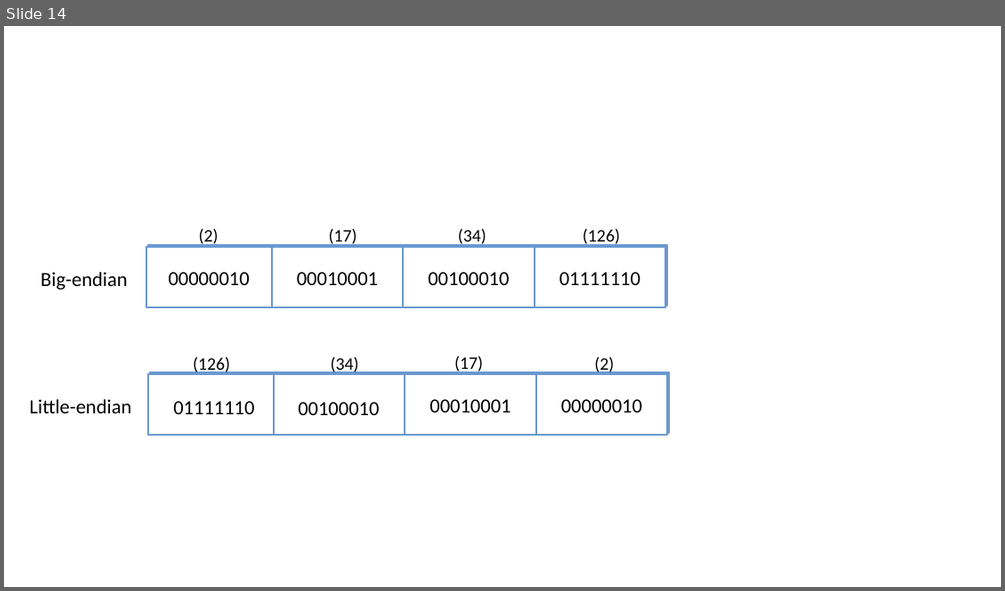
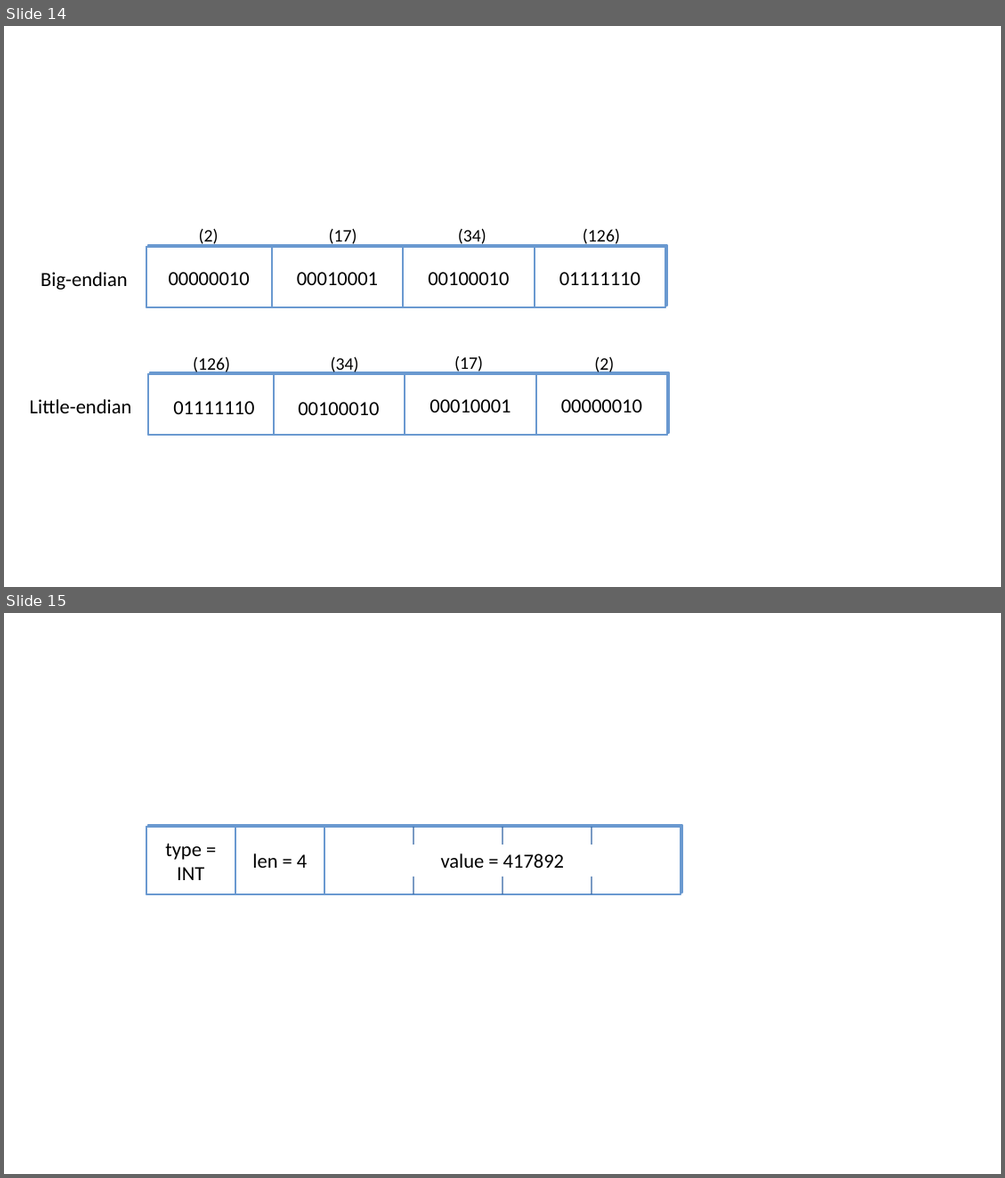
Before and after one commit to SystemsApproach/7E, a slide deck: message/figures/message.odp. Shown one above the other, each under a label of ours: slide 14 before the commit, slides 14 and 15 after it. The pictures are 1005x591 and 1005x1178 pixels, drawn with LibreOffice and Linux fonts; fonts in the diff are those of the drawing. Boxes give left, top, right and bottom in pixels: in the first picture for what was removed or moved away, otherwise in the second. Text is boxed around its words. In the diff, an @@ line names an element or a change of style, - is before the commit and + after.

```diff
--- a/message/figures/message.odp
+++ b/message/figures/message.odp
@@ slide 15 added at bbox=[4, 613, 1001, 1174], background #FFFFFF @@
@@ rectangle added at bbox=[146, 827, 680, 894], fill #FFFFFF, outline #6A99D0 1.45 pt @@
@@ rectangle added at bbox=[146, 827, 235, 894], fill #FFFFFF, outline #6A99D0 1.45 pt, 16 pt, text #000000 @@
+type =
+INT
@@ rectangle added at bbox=[235, 827, 324, 894], fill #FFFFFF, outline #6A99D0 1.45 pt, 16 pt, text #000000 @@
+len = 4
@@ rectangle added at bbox=[324, 827, 680, 894], fill #FFFFFF, outline #6A99D0 1.45 pt, 16 pt, text #000000 @@
+value = 417892
@@ line added from (413, 844) to (413, 827), #3465A4 0.99 pt @@
@@ line added from (502, 844) to (502, 827), #3465A4 0.99 pt @@
@@ line added from (592, 844) to (592, 827), #3465A4 0.99 pt @@
@@ line added from (413, 894) to (413, 876), #3465A4 0.99 pt @@
@@ line added from (502, 894) to (502, 876), #3465A4 0.99 pt @@
@@ line added from (592, 894) to (592, 876), #3465A4 0.99 pt @@
```
Also in this commit, not shown: 1 other slide added, 10 other files.
